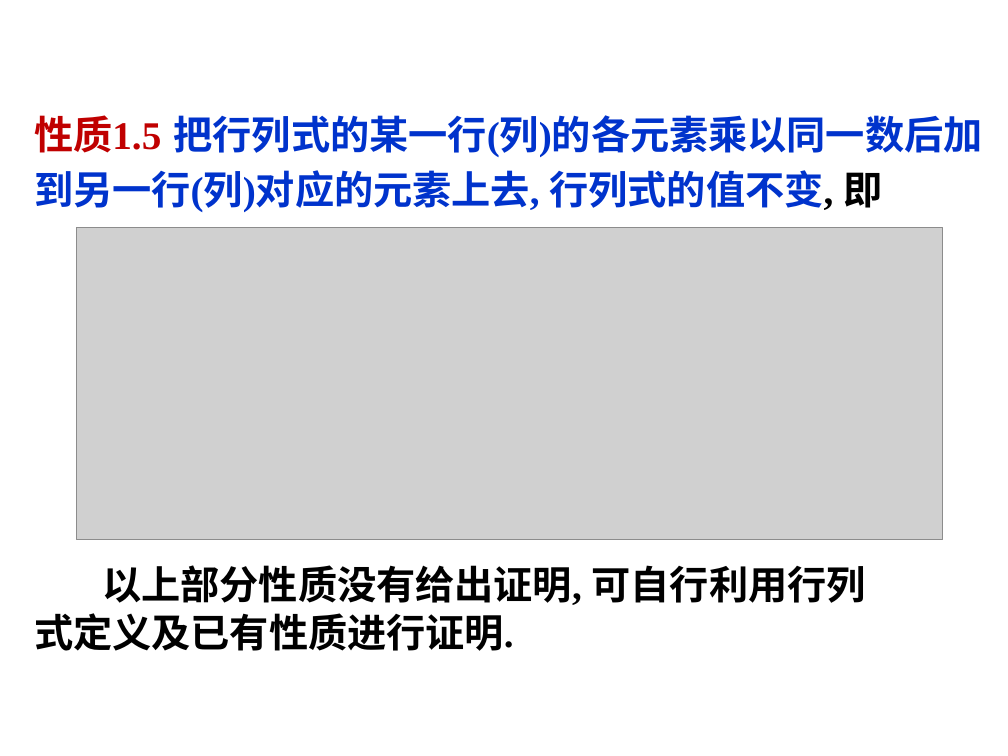
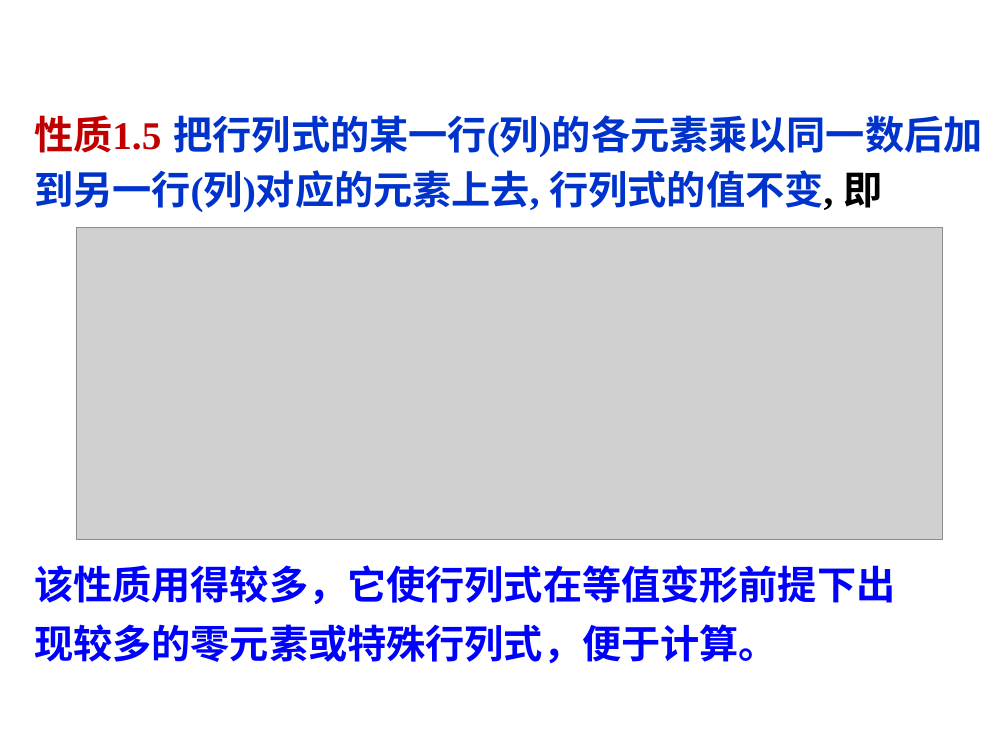
Before and after one commit to zeemeil/zeemeil.github.io, a slide deck: slide 14 of files/2025_2_LM/1007_0103.pptx (slide 11 before the commit). Drawn at 1008x756 pixels with LibreOffice and Linux fonts; fonts in the diff are those of the drawing; grey boxes stand for pictures; background and template pictures are left out. Boxes give left, top, right and bottom in pixels: in the first picture for what was removed or moved away, otherwise in the second. Text is boxed around its words. In the diff, an @@ line names an element or a change of style, - is before the commit and + after.

```diff
--- a/files/2025_2_LM/1007_0103.pptx
+++ b/files/2025_2_LM/1007_0103.pptx
@@ text at box(34, 565, 895, 663): text changed; text colour #000000 to #0000FF @@
-以上部分性质没有给出证明, 可自行利用行列式定义及已有性质进行证明.
+该性质用得较多，它使行列式在等值变形前提下出现较多的零元素或特殊行列式，便于计算。
```
Also in this commit, not shown: 2 other slides changed, 12 slides added, 10 other files.
